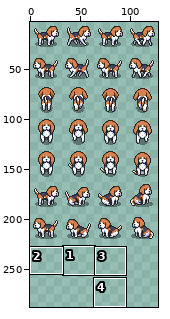
Edited in one commit: sprite sheet (DoggyLifeGodot/scenes/room/dogs/images/beagle-dog.png). Above, an overview of the earlier version with the close-up marked.
Close-up. First the earlier version:
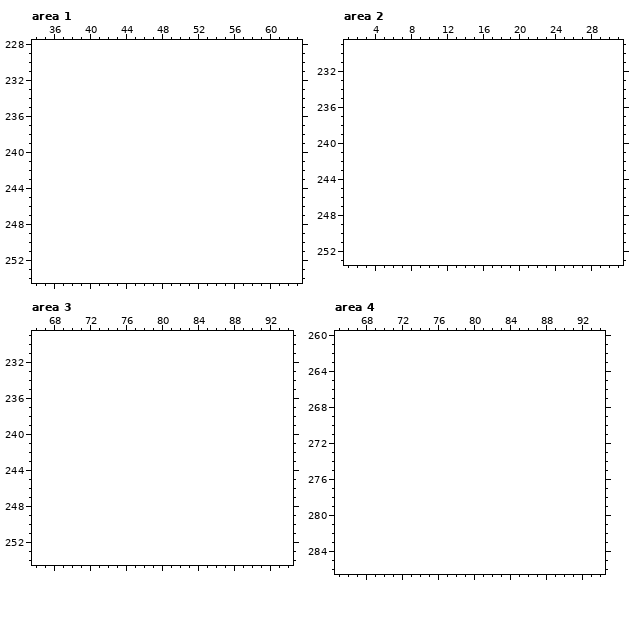
The file is 128x224 pixels. Shown: area 1: x 34..63, y 228..254; area 2: x 1..31, y 229..253; area 3: x 66..94, y 229..254; area 4: x 65..94, y 260..286. The old version is drawn lined up with the new one, on the new canvas. The wide view leaves out empty margins. The commit also changed other parts of the picture, which this record leaves out.
The result:
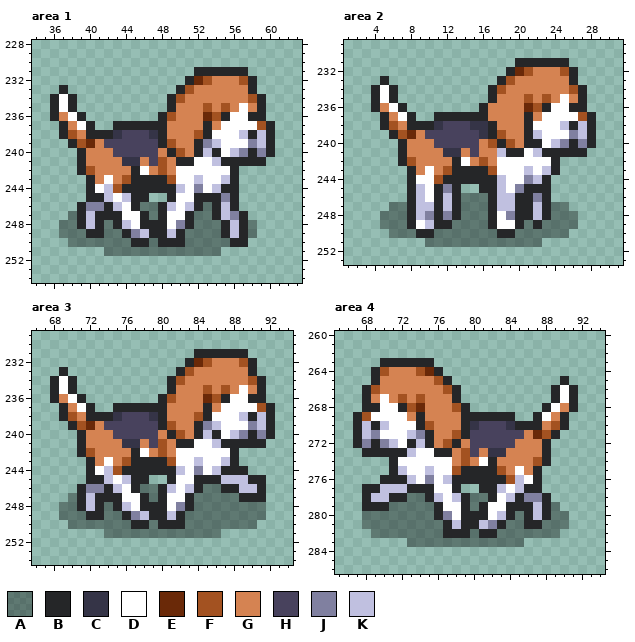
Palette (. is transparent): A #0000005d  B #252628  C #353447  D #ffffff  E #6a2908  F #a35221  G #d58352  H #48425d  J #8080a0  K #c0c0e0
Change:
canvas 128x224 -> 128x288
Area 1:
y 231: x 52..57 ...... -> BBBBBB
y 232: x 51..58 ........ -> BEFGGGFB
y 233: x 37 . -> B; x 50..58 ......... -> BFGGGGGGB
y 234: x 36..38 ... -> BDB; x 49..59 ........... -> BFGGGGGGGFB
y 235: x 36..38 ... -> BDB; x 49..59 ........... -> BGGGFGFGDGB
y 236: x 36..39 .... -> BGDB; x 48..59 ............ -> BFGGGEFBDDBB
y 237: x 37..40 .... -> BGDB; x 43..60 .................. -> BBBBBBGGGGBGDDDDFB
y 238: x 37..60 ........................ -> BFGBBBCHHHCBGGGFBDDDKBKB
y 239: x 38..60 ....................... -> BFEGHHHHHHBFGGBJKDDDJKB
y 240: x 39..60 ...................... -> BGGGHHHHHGBFGBKBDKJBJB
y 241: x 39..59 ..................... -> BGGGGCCGHFGBBDDKBBBBB
y 242: x 39..56 .................. -> BFGGGGBDGFGDDDDDDB
y 243: x 40..56 ................. -> BGDGFBBBBFDDKDDKB
y 244: x 40..56 ................. -> BDKFBBBBBBKDJDKBB
y 245: x 40..46 ....... -> BBKDKBB; x 49..56 ........ -> BDDBBBJB
y 246: x 39..56 .................. -> BJJBKDBAABKDKBABKB
y 247: x 38..57 .................... -> ABKBBBDDBABDDBAABKJB
y 248: x 37..58 ...................... -> AABKBABKDBBBDJBAAABKBA
y 249: x 37..58 ...................... -> AAABBAABJKBBKBAAAABKBA
y 250: x 38..57 .................... -> AAAAAAABBABBBAAAAABB
y 251: x 42..54 ............. -> AAAAAAAAAAAAA
Area 2:
y 231: x 20..25 ...... -> BBBBBB
y 232: x 19..26 ........ -> BEFGGGFB
y 233: x 5 . -> B; x 18..26 ......... -> BFGGGGGGB
y 234: x 4..6 ... -> BDB; x 17..27 ........... -> BFGGGGGGGFB
y 235: x 4..6 ... -> BDB; x 17..27 ........... -> BGGGFGFGDGB
y 236: x 4..7 .... -> BGDB; x 16..27 ............ -> BGGGGEFBDDBB
y 237: x 5..8 .... -> BGDB; x 11..28 .................. -> BBBBBBGGGGBGDDDDFB
y 238: x 5..28 ........................ -> BFGBBBCHHHCCBGGGBDDDKBKB
y 239: x 6..28 ....................... -> BFEGHHHHHHCBFGGBKDDDJKB
y 240: x 7..28 ...................... -> BGGGHHHHHGFBFGBBDKJBJB
y 241: x 7..27 ..................... -> BGGGGCCGHGGKBBDKBBBBB
y 242: x 7..24 .................. -> BFGGGGBDGFGDDDDDDB
y 243: x 8..24 ................. -> BGDGFBBBBFDDDKDKB
y 244: x 8..23 ................ -> BDDFBBBBBBKDDJKB
y 245: x 8..13 ...... -> BKDBJB; x 16..23 ........ -> BBKDJBBB
y 246: x 8..23 ................ -> BKDBKBAAABKKBBJB
y 247: x 6..25 .................... -> AABKKBKBAAABKKBBKBAA
y 248: x 5..26 ...................... -> AAABKJBJBAAABDJBBKBAAA
y 249: x 5..26 ...................... -> AAABDKBBAAAABDDBABAAAA
y 250: x 6..25 .................... -> AAABBAAAAAAABBAAAAAA
y 251: x 10..22 ............. -> AAAAAAAAAAAAA
Area 3:
y 231: x 84..89 ...... -> BBBBBB
y 232: x 83..90 ........ -> BEFGGGFB
y 233: x 69 . -> B; x 82..90 ......... -> BFGGGGGGB
y 234: x 68..70 ... -> BDB; x 81..91 ........... -> BFGGGGGGGFB
y 235: x 68..70 ... -> BDB; x 81..91 ........... -> BGGGFGFGDGB
y 236: x 68..71 .... -> BGDB; x 80..91 ............ -> BFGGGEFBDDBB
y 237: x 69..72 .... -> BGDB; x 75..92 .................. -> BBBBBBGGGGBGDDDDFB
y 238: x 69..92 ........................ -> BFGBBBCHHHCBGGGFBDDDKBKB
y 239: x 70..92 ....................... -> BFEGHHHHHHBFGGBJKDDDJKB
y 240: x 71..92 ...................... -> BGGGHHHHHGBFGBKBDKJBJB
y 241: x 71..91 ..................... -> BGGGGCCGHFGBBDDKBBBBB
y 242: x 71..88 .................. -> BFGGGGBDGFGDDDDDDB
y 243: x 72..88 ................. -> BGDGFBBBBFDDKDDKB
y 244: x 72..89 .................. -> BDKFBBBBBBKDJDKBBB
y 245: x 72..78 ....... -> BBKDKBB; x 81..91 ........... -> BDDBBBKKKBB
y 246: x 71..91 ..................... -> BJJBKDBAABKDKBAABBKKB
y 247: x 70..91 ...................... -> ABKBBBDDBABDDBAAAAABBB
y 248: x 69..91 ....................... -> AABKBABKDBBBDJBAAAAAAAA
y 249: x 69..91 ....................... -> AAABBAABJKBBKBAAAAAAAAA
y 250: x 70..90 ..................... -> AAAAAAABBABBBAAAAAAAA
y 251: x 74..86 ............. -> AAAAAAAAAAAAA
Area 4:
y 263: x 70..75 ...... -> BBBBBB
y 264: x 69..76 ........ -> BFGGGFEB
y 265: x 69..77 ......... -> BGGGGGGFB; x 90 . -> B
y 266: x 68..78 ........... -> BFGGGGGGGFB; x 89..91 ... -> BDB
y 267: x 68..78 ........... -> BGDGFGFGGGB; x 89..91 ... -> BDB
y 268: x 68..79 ............ -> BBDDBFEGGGFB; x 88..91 .... -> BDGB
y 269: x 67..84 .................. -> BFDDDDGBGGGGBBBBBB; x 87..90 .... -> BDGB
y 270: x 67..90 ........................ -> BKBKDDDBFGGGBCHHHCBBBGFB
y 271: x 67..89 ....................... -> BKJDDDKJBGGFBHHHHHHGEFB
y 272: x 67..88 ...................... -> BJBJKDBKBGFBGHHHHHGGGB
y 273: x 68..88 ..................... -> BBBBBKDDBBGFHGCCGGGGB
y 274: x 71..88 .................. -> BDDDDDDGFGDBGGGGFB
y 275: x 71..87 ................. -> BKDDKDDFBBBBFGDGB
y 276: x 70..87 .................. -> BBBKDJDKBBBBBBFKDB
y 277: x 68..78 ........... -> BBKKKBBBDDB; x 81..87 ....... -> BBKDKBB
y 278: x 68..88 ..................... -> BKKBBAABKDKBAABDKBJJB
y 279: x 68..89 ...................... -> BBBAAAAABDDBABDDBBBKBA
y 280: x 68..90 ....................... -> AAAAAAAABJDBBBDKBABKBAA
y 281: x 68..90 ....................... -> AAAAAAAAABKBBKJBAABBAAA
y 282: x 69..89 ..................... -> AAAAAAAABBBABBAAAAAAA
y 283: x 73..85 ............. -> AAAAAAAAAAAAA
